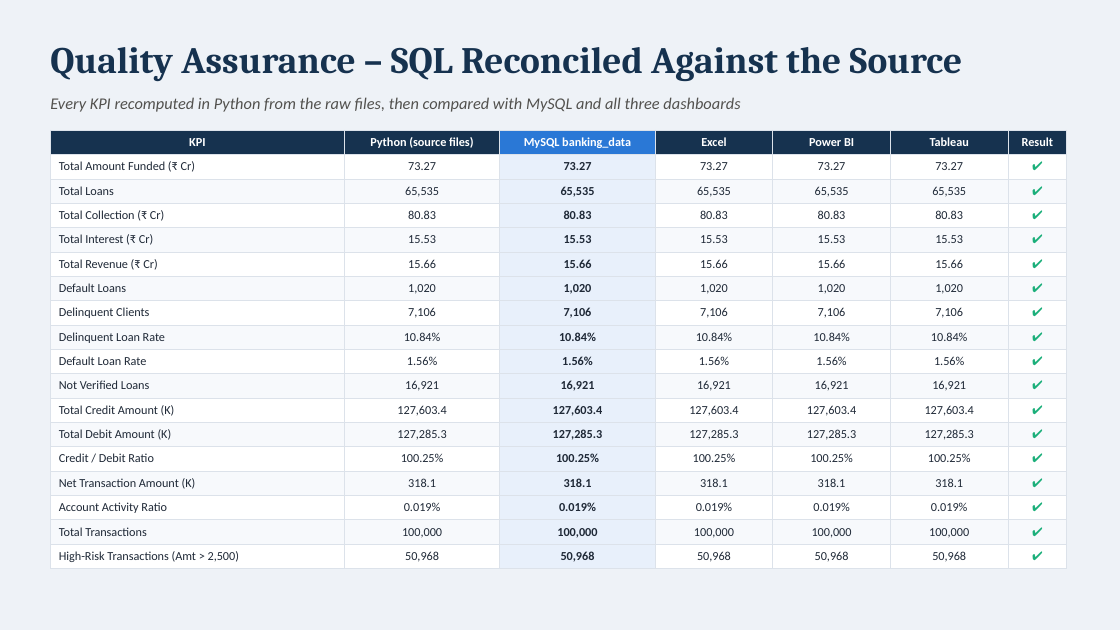
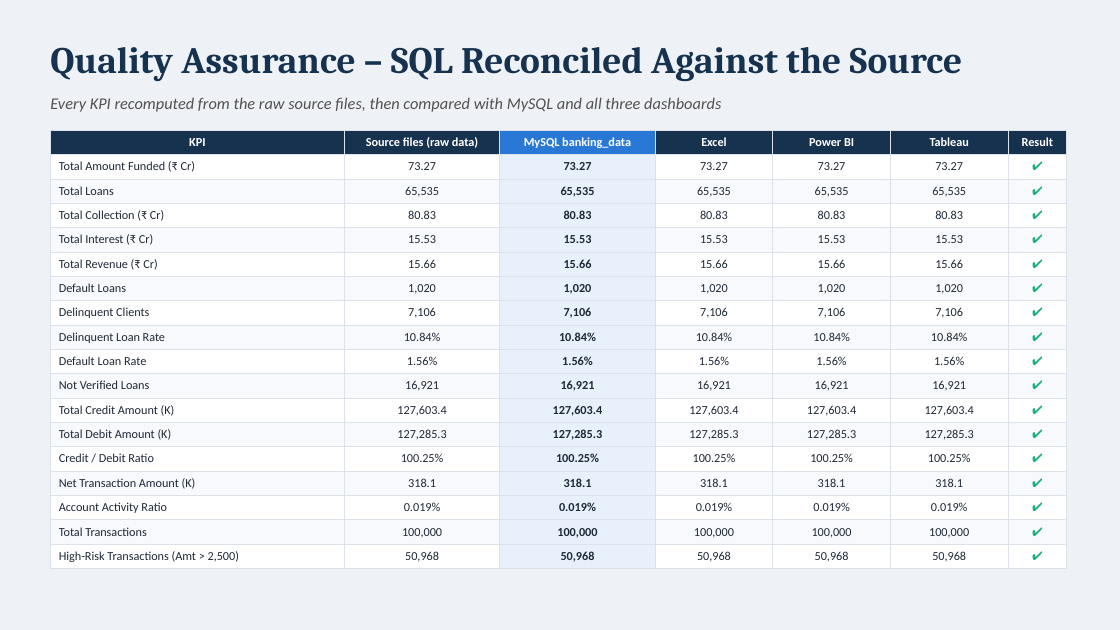
Before and after one commit to shravangowlikar2016-oss/Banking-Analytics-Dashboard, a slide deck: slide 12 of DA_Banking_SQL_Integration.pptx. Drawn at 1120x630 pixels with LibreOffice and Linux fonts; fonts in the diff are those of the drawing. Boxes give left, top, right and bottom in pixels: in the first picture for what was removed or moved away, otherwise in the second. Text is boxed around its words. In the diff, an @@ line names an element or a change of style, - is before the commit and + after.

Commit message:
Update presentation and document wording

```diff
--- a/DA_Banking_SQL_Integration.pptx
+++ b/DA_Banking_SQL_Integration.pptx
@@ text at box(50, 97, 721, 112): text changed @@
-Every KPI recomputed in Python from the raw files, then compared with MySQL and all three dashboards
+Every KPI recomputed from the raw source files, then compared with MySQL and all three dashboards
@@ table at box(50, 130, 1067, 566) @@
-row 1, column 2: Python (source files)
+row 1, column 2: Source files (raw data)
```
Also in this commit, not shown: 1 other slide changed, 3 other files.
